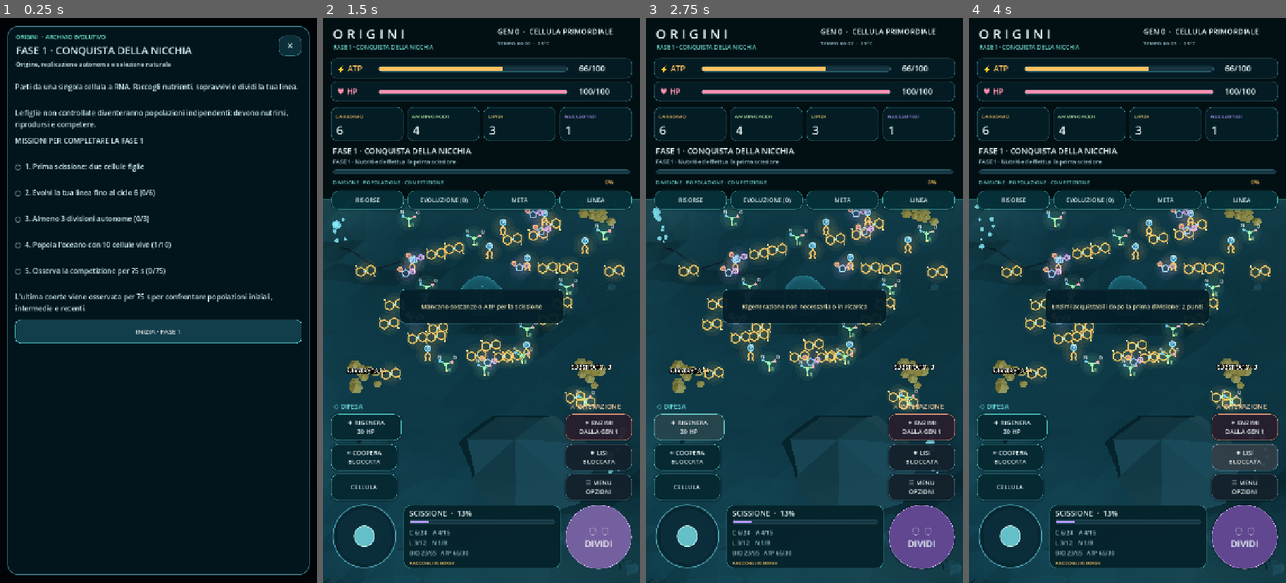
Above: before the commit, frames 1-4 (left to right).
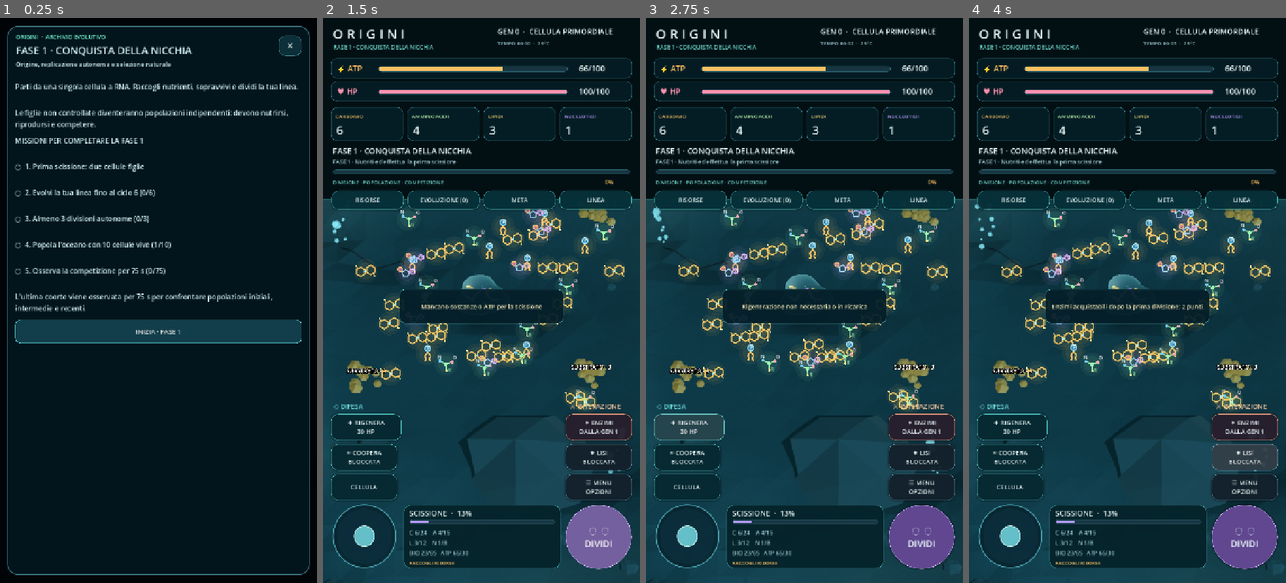
Above: after the commit, the same moments.

Repository: scorbetta17-gif/Origini
Game: Godot game, scene res://scenes/Main.tscn
Two runs of this game, one before a commit and one after it. Both use one fixed random seed, a clock stepped at 60 frames per second and the inputs below.
Inputs:
- Up to frame 1 (0.25 s): no input
- Up to frame 2 (1.5 s): click "INIZIA · FASE 1" at 0.5 s; click "◌ ◌ DIVIDI" at 1.25 s
- Up to frame 3 (2.75 s): click "✚ RIGENERA 30 HP" at 2 s
- Up to frame 4 (4 s): click "✦ ENZIMI DALLA GEN 1" at 2.75 s; click "✷ LISI BLOCCATA" at 3.5 s

The runs differ from the first frame. In frame 2, 0.3% of the frame differs, in the area x 2-98%, y 34-97%; in frame 3, 0.3%; in frame 4, 0.3%, in the area x 1-98%, y 32-97%.

Commit message:
Redesign cell silhouettes, internal polymers, membranes and 3D daughter portraits

Diff:
--- a/project.godot
+++ b/project.godot
@@ -14,6 +14,7 @@
 window/handheld/orientation=1
 
 [rendering]
+anti_aliasing/quality/msaa_3d=1
 renderer/rendering_method="mobile"
 renderer/rendering_method.mobile="mobile"
 renderer/rendering_method.web="gl_compatibility"
--- /dev/null
+++ b/shaders/cell_contents.gdshader
@@ -0,0 +1,9 @@
+shader_type spatial;
+render_mode unshaded, cull_back;
+uniform vec4 pigment : source_color = vec4(0.9,0.5,0.95,1.0);
+void fragment() {
+    vec3 n=normalize(NORMAL);
+    float key=max(dot(n,normalize(vec3(-0.5,0.7,0.8))),0.0);
+    float spec=pow(max(dot(n,normalize(vec3(-0.3,0.4,0.9))),0.0),20.0);
+    ALBEDO=pigment.rgb*(0.48+0.52*key)+vec3(1.0,0.9,0.8)*spec*0.16;
+}
--- a/shaders/cell_membrane.gdshader
+++ b/shaders/cell_membrane.gdshader
@@ -1,5 +1,5 @@
 shader_type spatial;
-render_mode blend_mix, depth_prepass_alpha, cull_disabled, diffuse_burley;
+render_mode blend_mix, depth_draw_never, cull_back, unshaded;
 uniform vec4 membrane_tint : source_color = vec4(0.43, 0.73, 0.69, 1.0);
 uniform vec4 rim_tint : source_color = vec4(0.62, 0.86, 0.81, 1.0);
 uniform float opacity : hint_range(0.0,1.0) = .28;
@@ -20,24 +20,18 @@
     float azimuth=atan(VERTEX.z,VERTEX.x);
     float lobes=sin(azimuth*3.0+membrane_time*.31)*.035+cos(azimuth*2.0-membrane_time*.23)*.025;
     float equator=clamp(length(VERTEX.xz),0.0,1.0);
-    VERTEX += NORMAL * (wave * membrane_motion+lobes*equator*flexibility);
+    float organic = sin(azimuth*3.0+0.65)*0.11+cos(azimuth*5.0-0.7)*0.045;
+    VERTEX += NORMAL * (wave * membrane_motion+(lobes+organic)*equator*flexibility);
 }
 void fragment() {
-    float facing = abs(dot(normalize(NORMAL),normalize(VIEW)));
-    float edge = pow(1.0-facing,2.4);
-    float micro = hash3(floor(sphere_p*33.0));
-    float top_light = smoothstep(-.65,.85,normalize(NORMAL).y);
-    vec3 subsurface = membrane_tint.rgb*(.79+.16*top_light);
-    vec3 base = mix(subsurface,rim_tint.rgb,edge*.63);
-    // Tangential material flow gives the membrane a liquid surface identity.
-    float surface_flow = sin(atan(sphere_p.z,sphere_p.x)*8.0+sphere_p.y*5.0-surface_phase);
-    base += rim_tint.rgb*surface_flow*.025*edge*flexibility;
-    base += (micro-.5)*.014;
-    ALBEDO = base;
-    ROUGHNESS = .42;
-    SPECULAR = .36;
-    RIM = .38;
-    RIM_TINT = .57;
-    ALPHA = clamp(opacity*(.72+internal_scattering*.27) + edge*.62, .08, .72);
-    EMISSION = rim_tint.rgb * edge*.26;
+    vec3 n = normalize(NORMAL);
+    float facing = clamp(dot(n,normalize(VIEW)),0.0,1.0);
+    float rim = pow(1.0-facing,1.7);
+    float shoulder = pow(1.0-facing,0.65);
+    float highlight = pow(max(dot(n,normalize(vec3(-0.45,0.65,0.65))),0.0),18.0);
+    float broad = pow(max(dot(n,normalize(vec3(-0.4,0.6,0.7))),0.0),3.0);
+    vec3 cytoplasm = mix(membrane_tint.rgb*0.48,membrane_tint.rgb*0.85,broad);
+    vec3 edge_color = mix(membrane_tint.rgb,rim_tint.rgb,rim);
+    ALBEDO = mix(cytoplasm,edge_color,shoulder*0.75)+vec3(0.65,0.9,1.0)*highlight*0.38;
+    ALPHA = clamp(0.15+opacity*0.30+rim*0.56+highlight*0.12,0.0,0.94);
 }
--- a/src/cell_fluid_motion.gd
+++ b/src/cell_fluid_motion.gd
@@ -75,7 +75,8 @@
         var azimuth: float = atan2(unit.z,unit.x)
         var wave: float = sin(unit.x*3.1+phase*.72)*sin(unit.z*2.4-phase*.53)
         var lobes: float = sin(azimuth*3.0+phase*.31)*.035+cos(azimuth*2.0-phase*.23)*.025
-        var displacement: float = (wave*.025+lobes*clampf(Vector2(unit.x,unit.z).length(),0,1))*flexibility
+        var organic: float = sin(azimuth*3.0+.65)*.11+cos(azimuth*5.0-.7)*.045
+        var displacement: float = (wave*.025+(lobes+organic)*clampf(Vector2(unit.x,unit.z).length(),0,1))*flexibility
         anchor["node"].position = rest+unit.normalized()*cell.body_radii*displacement
     surface_phase = fmod(surface_phase+dt*(.10+minf(filtered_velocity.length(),3.0)*.19)*3.0,TAU)
     if shell_material != null:
--- a/src/cell_visual.gd
+++ b/src/cell_visual.gd
@@ -3,9 +3,10 @@
 ## ORIGINI: renderer biologico parametrico, senza asset fittizi precostituiti.
 ## All'inizio: una membrana, un filamento di ssRNA, pochi complessi autocatalitici.
 const Genome = preload("res://src/cell_genome.gd")
-const RNA_COLOR := Color(.70,.39,.87)
-const CATALYST_COLOR := Color(.92,.61,.25)
+const RNA_COLOR := Color(.86,.43,.96)
+const CATALYST_COLOR := Color(1.0,.68,.23)
 const MEMBRANE_SHADER = preload("res://shaders/cell_membrane.gdshader")
+const CONTENTS_SHADER = preload("res://shaders/cell_contents.gdshader")
 const SHADOW_SHADER = preload("res://shaders/cell_contact_shadow.gdshader")
 const BLENDER_CORE: String = "res://assets/models/primordial_core.glb"
 const BLENDER_MODULES: Dictionary = {
@@ -57,15 +58,23 @@
     if is_instance_valid(selection_ring):
         selection_ring.visible = value
 
-func _mat(tint: Color, alpha: float = 1.0, rough: float = .71) -> StandardMaterial3D:
+func _mat(tint: Color, alpha: float = 1.0, rough: float = .71) -> Material:
     var key: String = tint.to_html()+"_"+str(snappedf(alpha,.01))+"_"+str(rough)
     if material_cache.has(key):
         return material_cache[key]
+    if alpha>=.99:
+        var pigment := ShaderMaterial.new()
+        pigment.shader = CONTENTS_SHADER
+        pigment.set_shader_parameter("pigment",tint)
+        material_cache[key] = pigment
+        return pigment
     var m := StandardMaterial3D.new()
     tint.a = alpha
     m.albedo_color = tint
     m.roughness = rough
     m.metallic = 0.0
+    m.emission_enabled = true
+    m.emission = Color(tint.r,tint.g,tint.b)*.32
     m.cull_mode = BaseMaterial3D.CULL_DISABLED
     if alpha < .99:
         m.transparency = BaseMaterial3D.TRANSPARENCY_ALPHA
@@ -93,27 +102,24 @@
         return
     var surface := SurfaceTool.new()
     surface.begin(Mesh.PRIMITIVE_TRIANGLES)
+    var frames: Array = []
+    for i in range(coords.size()):
+        var tangent: Vector3 = (coords[mini(i+1,coords.size()-1)]-coords[maxi(i-1,0)]).normalized()
+        var guide: Vector3 = Vector3.UP if absf(tangent.dot(Vector3.UP))<.9 else Vector3.RIGHT
+        var axis: Vector3 = tangent.cross(guide).normalized()
+        var second: Vector3 = tangent.cross(axis).normalized()
+        var normals := PackedVector3Array()
+        for j in range(10):
+            var angle: float = TAU*float(j)/10.0
+            normals.append(axis*cos(angle)+second*sin(angle))
+        frames.append(normals)
     for i in range(coords.size()-1):
-        var p: Vector3 = coords[i]
-        var q: Vector3 = coords[i+1]
-        var along: Vector3 = (q-p).normalized()
-        if along.length_squared() < .0001:
-            continue
-        var guide: Vector3 = Vector3.UP if absf(along.dot(Vector3.UP)) < .9 else Vector3.RIGHT
-        var a: Vector3 = along.cross(guide).normalized()*radius
-        var b: Vector3 = along.cross(a).normalized()*radius
-        for j in range(7):
-            var phi: float = TAU*float(j)/7.0
-            var phi2: float = TAU*float(j+1)/7.0
-            var v: Vector3 = a*cos(phi)+b*sin(phi)
-            var w: Vector3 = a*cos(phi2)+b*sin(phi2)
-            surface.add_vertex(p+v)
-            surface.add_vertex(q+v)
-            surface.add_vertex(p+w)
-            surface.add_vertex(q+v)
-            surface.add_vertex(q+w)
-            surface.add_vertex(p+w)
-    surface.generate_normals()
+        for j in range(10):
+            var k: int = (j+1)%10
+            for sample in [[i,j],[i+1,j],[i,k],[i+1,j],[i+1,k],[i,k]]:
+                var normal: Vector3 = frames[sample[0]][sample[1]]
+                surface.set_normal(normal)
+                surface.add_vertex(coords[sample[0]]+normal*radius)
     var node := MeshInstance3D.new()
     node.mesh = surface.commit()
     node.material_override = _mat(tint,opacity,.48)
@@ -122,12 +128,12 @@
 
 func _color() -> Color:
     if branch == "bacteria":
-        return Color(.32,.65,.64)
+        return Color(.38,.77,.64)
     if branch == "archaea":
-        return Color(.35,.60,.72)
+        return Color(.43,.66,.91)
     if branch == "luca":
-        return Color(.33,.66,.74)
-    return Color(.27,.62,.70)
+        return Color(.48,.65,.86)
+    return Color(.34,.75,.85)
 
 func _try_blender_core(primitive: bool, tint: Color, thermal: float) -> bool:
     if not ResourceLoader.exists(BLENDER_CORE):
@@ -151,7 +157,7 @@
     var shell_mat := ShaderMaterial.new()
     shell_mat.shader = MEMBRANE_SHADER
     shell_mat.set_shader_parameter("membrane_tint",tint.lerp(Color(.62,.69,.61),clampf(thermal*.06,0,.35)))
-    shell_mat.set_shader_parameter("rim_tint",tint.lightened(.18))
+    shell_mat.set_shader_parameter("rim_tint",Color(.58,.98,.96))
     shell_mat.set_shader_parameter("opacity",.16 if primitive else .19)
     shell_mat.set_shader_parameter("membrane_motion",.009)
     shell_mat.set_shader_parameter("internal_scattering",.28 if primitive else .36)
@@ -161,6 +167,7 @@
     # Overriding imported opaque materials ensures the RNA remains legible.
     var cytosol_mesh: MeshInstance3D = core.find_child("Cytosol",true,false) as MeshInstance3D
     if cytosol_mesh != null:
+        cytosol_mesh.hide()
         cytosol_mesh.material_override = _mat(tint.darkened(.26),.045,.95)
         cytosol_mesh.cast_shadow = GeometryInstance3D.SHADOW_CASTING_SETTING_OFF
     var rna_mesh: MeshInstance3D = core.find_child("SingleStrand_RNA",true,false) as MeshInstance3D
@@ -176,15 +183,39 @@
     if interior == null:
         interior = Node3D.new()
         core.add_child(interior)
+    if rna_mesh != null:
+        rna_mesh.name = "Legacy_RNA"
+        rna_mesh.hide()
+    _build_rna(interior)
+    # Redistribute the three imported catalytic complexes around the polymer.
+    var centers: Array[Vector3] = [Vector3(-.46,.18,-.41),Vector3(.46,.12,-.22),Vector3(.21,.12,.53)]
+    for index in range(1,4):
+        for sub in range(1,4):
+            var enzyme: MeshInstance3D = core.find_child("Autocatalytic_%02d_%02d" % [index,sub],true,false) as MeshInstance3D
+            if enzyme!=null:
+                enzyme.position=centers[index-1]+Vector3((sub-2)*.08,(sub%2)*.025,(sub-2)*.035)
+                enzyme.scale*=1.65
     if bool(traits.get("dna",false)):
-        # The imported core is the RNA starter asset; it must not silently
-        # override the expressed genotype after DNA stabilization.
-        if rna_mesh != null:
-            rna_mesh.hide()
+        interior.get_node("SingleStrand_RNA").hide()
         _build_imported_dna(interior)
     blender_interior = true
     use_blender_assets = true
     return true
+
+func _build_rna(host: Node3D) -> void:
+    var strand := Node3D.new()
+    strand.name = "SingleStrand_RNA"
+    host.add_child(strand)
+    var points := PackedVector3Array()
+    for i in range(81):
+        var u: float = float(i)/80.0
+        points.append(Vector3((u-.5)*1.35+sin(u*TAU*2.2)*.07,.20+sin(u*TAU)*.045,sin(u*TAU*1.35)*.29))
+    _tube(strand,points,.042,RNA_COLOR)
+    for i in range(4,78,6):
+        var point: Vector3 = points[i]
+        var tangent: Vector3 = (points[i+1]-points[i-1]).normalized()
+        var direction := Vector3(-tangent.z,0,tangent.x)
+        _tube(strand,PackedVector3Array([point,point+direction*.12]),.019,CATALYST_COLOR)
 
 func _build_imported_dna(host: Node3D) -> void:
     var dna_root := Node3D.new()
@@ -195,19 +226,19 @@
         for i in range(49):
             var u: float = float(i)/48.0
             var phase: float = u*TAU*2.0 + float(strand)*PI
-            points.append(Vector3((u-.5)*1.20,sin(phase)*.19,cos(phase)*.19))
-        _tube(dna_root,points,.021,RNA_COLOR.lightened(.09) if strand == 0 else RNA_COLOR.darkened(.08))
+            points.append(Vector3((u-.5)*1.35,.16+sin(phase)*.17,cos(phase)*.24))
+        _tube(dna_root,points,.037,RNA_COLOR.lightened(.09) if strand == 0 else RNA_COLOR.darkened(.08))
     var bonds := Node3D.new()
     bonds.name = "BasePairs"
     dna_root.add_child(bonds)
     for i in range(13):
         var u: float = float(i)/12.0
         var phase: float = u*TAU*2.0
-        var x: float = (u-.5)*1.20
+        var x: float = (u-.5)*1.35
         _tube(bonds,PackedVector3Array([
-            Vector3(x,sin(phase)*.19,cos(phase)*.19),
-            Vector3(x,-sin(phase)*.19,-cos(phase)*.19)
-        ]),.009,CATALYST_COLOR)
+            Vector3(x,.16+sin(phase)*.17,cos(phase)*.24),
+            Vector3(x,.16-sin(phase)*.17,-cos(phase)*.24)
+        ]),.016,CATALYST_COLOR)
 
 func _blender_module(id: String, at: Vector3, normal: Vector3, size: float = 1.0) -> bool:
     if not use_blender_assets or not BLENDER_MODULES.has(id):
@@ -226,6 +257,12 @@
     piece.quaternion = Quaternion(Vector3.UP,normal.normalized())
     piece.scale = Vector3.ONE * size
     add_child(piece)
+    for mesh_node in piece.find_children("*","MeshInstance3D",true,false):
+        var color: Color = Color(.53,.92,.87)
+        if id=="protease": color=CATALYST_COLOR
+        elif id=="pili": color=Color(.66,.80,.97)
+        elif id=="receptor": color=Color(.94,.76,.42)
+        mesh_node.material_override=_mat(color,.46 if id=="vesicle" else 1.0,.42)
     return true
 
 func _build() -> void:
@@ -233,7 +270,7 @@
     # Solo un locus morfogenetico MAGGIORE modifica la forma.
     var shape: float = clampf(float(traits.get("elongation",0.0))*.48,0.0,.40)
     var elongated: bool = shape > .24
-    body_radii = Vector3(.77+shape,.69,.77-shape*.24)
+    body_radii = Vector3(.87+shape,.56,.79-shape*.24)
     if primitive:
         body_radii *= .90
     if elongated:
@@ -258,7 +295,7 @@
         shell_mat.shader = MEMBRANE_SHADER
         # Membrane genes already resolved in outer thermal variable.
         shell_mat.set_shader_parameter("membrane_tint",tint.lerp(Color(.62,.69,.61),clampf(thermal*.06,0,.35)))
-        shell_mat.set_shader_parameter("rim_tint",tint.lightened(.18))
+        shell_mat.set_shader_parameter("rim_tint",Color(.58,.98,.96))
         shell_mat.set_shader_parameter("opacity",.21 if primitive else .26)
         shell_mat.set_shader_parameter("membrane_motion",.008)
         shell_mat.set_shader_parameter("internal_scattering",.46 if primitive else .54)
@@ -383,7 +420,7 @@
             var turns: float = 3.6 if branch == "archaea" else 2.6
             var amplitude: float = .065 if branch == "archaea" else .105
             path.append(Vector3(-u*(1.65 if branch == "archaea" else 2.05),sin(u*TAU*turns+float(i))*amplitude,cos(u*TAU*turns+float(i))*amplitude))
-        _tube(root,path,.011 if branch == "archaea" else .017,Color(.48,.78,.84) if branch == "archaea" else Color(.89,.68,.40))
+        _tube(root,path,.023 if branch == "archaea" else .029,Color(.48,.78,.84) if branch == "archaea" else Color(.89,.68,.40))
         _ellipsoid(root,Vector3.ZERO,Vector3(.055,.065,.065),Color(.55,.79,.84) if branch == "archaea" else Color(.83,.59,.27))
     _record_children("archaellar_motor" if branch == "archaea" else "flagellar_motor",feature_start)
 
@@ -405,14 +442,14 @@
     add_child(shadow)
 
     var ring := TorusMesh.new()
-    ring.inner_radius = .80
-    ring.outer_radius = .812
+    ring.inner_radius = .16
+    ring.outer_radius = .19
     ring.rings = 56
     ring.ring_segments = 8
     selection_ring = MeshInstance3D.new()
     selection_ring.mesh = ring
     selection_ring.position.y = -.08
-    selection_ring.material_override = _mat(Color(.41,.62,.61),.09)
+    selection_ring.material_override = _mat(Color(.70,.95,.86),.45)
     selection_ring.cast_shadow = GeometryInstance3D.SHADOW_CASTING_SETTING_OFF
     selection_ring.visible = is_player
     add_child(selection_ring)
@@ -509,21 +546,16 @@
     _record("chaperone_complex",complexes)
 
 func _wall_lattice(host: Node3D, radii: Vector3, tint: Color, fine: bool) -> void:
-    # A reticular wall/S-layer is distinct from a second lipid membrane.
-    for latitude in [-.62,-.25,.25,.62]:
-        var path := PackedVector3Array()
-        var radial: float = sqrt(1.0-float(latitude)*float(latitude))
-        for j in range(49):
-            var a: float = TAU*float(j)/48.0
-            path.append(Vector3(cos(a)*radii.x*radial,.81+float(latitude)*radii.y,sin(a)*radii.z*radial))
-        _tube(host,path,.007 if fine else .012,tint,.14 if fine else .21)
-    for i in range(8):
-        var path := PackedVector3Array()
-        var a: float = TAU*float(i)/8.0
-        for j in range(17):
-            var t: float = lerpf(-1.28,1.28,float(j)/16.0)
-            path.append(Vector3(cos(a)*cos(t)*radii.x,.81+sin(t)*radii.y,sin(a)*cos(t)*radii.z))
-        _tube(host,path,.006 if fine else .009,tint,.13)
+    # Local surface patches replace latitude/longitude cage lines.
+    for i in range(14):
+        var phi: float = float(i)*2.39996
+        var y: float = -.60+float(i%5)*.27
+        var radial: float = sqrt(1.0-y*y)
+        var patch := PackedVector3Array()
+        for j in range(9):
+            var angle: float = phi+(float(j)-4.0)*.025
+            patch.append(Vector3(cos(angle)*radii.x*radial,.81+y*radii.y,sin(angle)*radii.z*radial))
+        _tube(host,patch,.012 if fine else .024,tint,.40 if fine else .65)
 
 func _build_envelope() -> void:
     var envelope: String = str(traits.get("envelope","none"))
--- a/src/phenotype_portrait.gd
+++ b/src/phenotype_portrait.gd
@@ -1,82 +1,47 @@
 extends Control
 class_name PhenotypePortrait
-## Scientific UI portrait built from real heritable phenotype.
-## A compact, immediately legible reference to the former JS mobile game.
+## The daughter card renders the same genotype and geometry as the ocean.
+const Cell = preload("res://src/cell_visual.gd")
 var phenotype: Dictionary = {}
 var lineage: String = "pre_luca"
 var highlighted: bool = false
-
+var viewport: SubViewport
+var visual: Node3D
+func _ready() -> void:
+    mouse_filter=Control.MOUSE_FILTER_IGNORE
+    var container := SubViewportContainer.new()
+    container.set_anchors_and_offsets_preset(Control.PRESET_FULL_RECT)
+    container.stretch=true
+    container.mouse_filter=Control.MOUSE_FILTER_IGNORE
+    add_child(container)
+    viewport=SubViewport.new()
+    viewport.size=Vector2i(320,240)
+    viewport.own_world_3d=true
+    viewport.transparent_bg=true
+    viewport.msaa_3d=Viewport.MSAA_2X
+    viewport.render_target_update_mode=SubViewport.UPDATE_ALWAYS
+    container.add_child(viewport)
+    var camera := Camera3D.new()
+    camera.projection=Camera3D.PROJECTION_ORTHOGONAL
+    camera.size=2.8
+    viewport.add_child(camera)
+    camera.position=Vector3(0,4.5,3)
+    camera.look_at(Vector3(0,.7,0))
+    var light := DirectionalLight3D.new()
+    light.rotation_degrees=Vector3(-60,-25,0)
+    viewport.add_child(light)
+    _rebuild()
 func set_cell(traits: Dictionary, branch: String) -> void:
-    phenotype = traits.duplicate(true)
-    lineage = branch
-    queue_redraw()
-
-func _circle(at: Vector2, radius: float, color: Color) -> void:
-    draw_circle(at,radius,color)
-
-func _draw() -> void:
-    var w: float = size.x
-    var h: float = size.y
-    if w < 10 or h < 10:
-        return
-    var center: Vector2 = size*.5
-    var radius: float = minf(w*.29,h*.36)
-    var tint: Color = Color(.37,.79,.80)
-    if lineage == "archaea":
-        tint = Color(.43,.88,.71)
-    elif lineage == "bacteria":
-        tint = Color(.49,.78,.88)
-    elif lineage == "luca":
-        tint = Color(.73,.68,.95)
-    _circle(center,radius*1.33,Color(tint.r,tint.g,tint.b,.075))
-    _circle(center,radius*1.18,Color(tint.r,tint.g,tint.b,.075))
-    var ring: PackedVector2Array = PackedVector2Array()
-    for i in range(65):
-        var angle: float = TAU*float(i)/64.0
-        var r: float = radius*(1.0+.045*sin(angle*4.0)+.027*cos(angle*7.0))
-        ring.append(center+Vector2(cos(angle)*r,sin(angle)*r))
-    draw_colored_polygon(ring,Color(tint.r*.43,tint.g*.45,tint.b*.51,.97))
-    draw_polyline(ring,tint.lightened(.21),3.6,true)
-    _circle(center+Vector2(-radius*.29,-radius*.40),radius*.36,Color(1,1,1,.08))
-    var dna: bool = bool(phenotype.get("dna",false))
-    var rna: PackedVector2Array = PackedVector2Array()
-    for i in range(39):
-        var t: float = float(i)/38.0
-        var point: Vector2 = center+Vector2(
-            (t-.5)*radius*.95+sin(t*TAU*2.5)*radius*.12,
-            sin(t*TAU*1.25)*radius*.32+cos(t*TAU*2.5)*radius*.08)
-        rna.append(point)
-    draw_polyline(rna,Color(.94,.62,.83) if not dna else Color(.73,.73,.97),3.7,true)
-    if dna:
-        var second: PackedVector2Array = PackedVector2Array()
-        for i in range(39):
-            var t: float = float(i)/38.0
-            second.append(center+Vector2(
-                (t-.5)*radius*.95+sin(t*TAU*2.5+PI)*radius*.12,
-                sin(t*TAU*1.25+PI)*radius*.32+cos(t*TAU*2.5+PI)*radius*.08))
-        draw_polyline(second,Color(.62,.83,.96),2.8,true)
-    for i in range(3):
-        var a: float = .6+float(i)*TAU/3.0
-        _circle(center+Vector2(cos(a)*radius*.50,sin(a)*radius*.48),
-            radius*.067,Color(.91,.91,.52))
-    var pili: int = mini(8,int(phenotype.get("pili",0)))
-    for i in range(pili):
-        var a: float = TAU*float(i)/float(maxi(1,pili))
-        var from: Vector2 = center+Vector2(cos(a),sin(a))*radius
-        var to: Vector2 = from+Vector2(cos(a),sin(a))*radius*.33
-        draw_line(from,to,Color(.76,.93,.77),2.1,true)
-    var receptors: int = mini(8,int(phenotype.get("receptors",0)))
-    for i in range(receptors):
-        var a: float = TAU*(float(i)+.35)/float(maxi(1,receptors))
-        var position: Vector2 = center+Vector2(cos(a),sin(a))*radius*1.08
-        _circle(position,radius*.045,Color(.96,.94,.70))
-    var motile: int = mini(3,int(phenotype.get("flagella",0))+int(phenotype.get("archaella",0)))
-    for i in range(motile):
-        var start: Vector2 = center+Vector2(-radius*.90,(-.33+float(i)*.27)*radius)
-        var tail: PackedVector2Array = PackedVector2Array()
-        for j in range(12):
-            var t: float = float(j)/11.0
-            tail.append(start+Vector2(-t*radius*.7,sin(t*TAU*2.2)*radius*.11))
-        draw_polyline(tail,Color(.73,.90,.85),2.1,true)
-    if bool(phenotype.get("eps",false)):
-        draw_arc(center,radius*1.13,0,TAU,64,Color(.59,.88,.77,.55),2.0,true)
+    phenotype=traits.duplicate(true)
+    lineage=branch
+    if is_instance_valid(viewport): _rebuild()
+func _rebuild() -> void:
+    if is_instance_valid(visual):
+        viewport.remove_child(visual)
+        visual.queue_free()
+    visual=Cell.new()
+    viewport.add_child(visual)
+    visual.setup(phenotype,lineage,false)
+    visual.set_growth(.8)
+    if visual.has_node("ContactShadow"):
+        visual.get_node("ContactShadow").hide()
Not shown, added: docs/CELL_REDESIGN_2026-11-13.md
